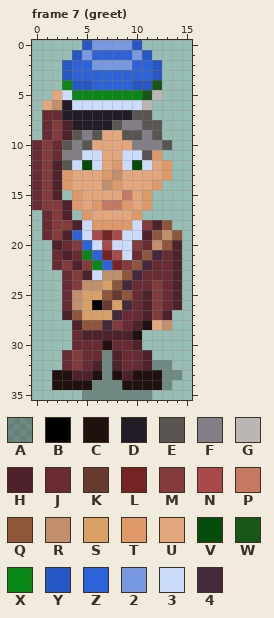
Edited in one commit: pixel-art file (art/cfe-ksv-kark.aseprite). That is the earlier state.
16x36 pixels, 7 frames. Shown: frame 7 (greet). The commit also changed other frames, which this record leaves out.
Visible layers, top first: "kasi", "kann", "head", "banjo", "fraater", "shadow" opacity 27%.
Palette (. is transparent): A #00000046  B #000000  C #20100e  D #221c26  E #595652  F #847e87  G #bbb6b3  H #4f212a  J #692b31  K #663931  L #762323  M #833b3b  N #a84a4a  P #c57862  Q #8f563b  R #c28f6b  S #d9a066  T #df9968  U #e3a77b  V #054c0c  W #185717  X #098717  Y #2658c5  Z #2d63d8  2 #7799e2  3 #cbdbfc  4 #45283c
Pixels before, frame 7 (greet), first column x 0:
 0 .....Y2222Y....
 1 ....Y2ZZZZ2Y...
 2 ...YZZ2222ZZY..
 3 ...YZZZZZZZZY..
 4 ...XYYZZZZYYW..
 5 ..U3XXXXXXXWG..
 6 .URD3333333G...
 7 .JJDDDDDDDEE...
 8 .JMHDDDDEFFEE..
 9 .JMHEFEUUEEFE..
10 JMJEFEUUUUFFFE.
11 JMJFF33UU33ET..
12 JMHE3V3UT3V3UT.
13 JMHTUUUTRUUUUT.
14 JMHTUUURTUUUT..
15 JMH.TUUUUPUT...
16 JMMHTUTPPTUT...
17 .JMH.TUUUUT....
18 .JMMH3TTTT3MHQ.
19 .JMHZ3NLN33HQRQ
20 ..HJMZ3N33MJRQH
21 ..JHJXZLN3JQ4JH
22 ..JMHMXZLMQ4JJH
23 ...JMH3RRQ4JJJH
24 ...JMRRSQ4JJMJH
25 ...JRSSQKQJHMJH
26 ...JRSBKS4JHMJH
27 ...HQSSS4JJHMH.
28 ....HQQ4MJHCUR.
29 ....JHHHHHC....
30 ....JJJCJJH....
31 ...JMJJAHJJH...
32 ...JMJHAHJJHAA.
33 ..CCHHCACHCCCAA
34 ..CCCCAAACCCCA.
35 .....AAAAAAA...
The same view after the edit:
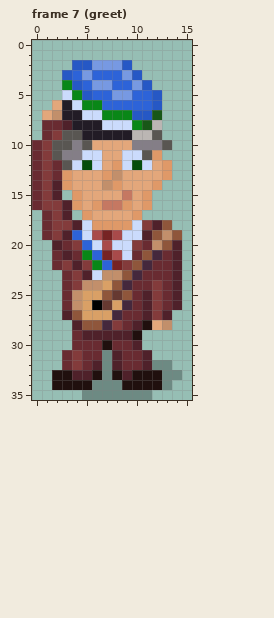
Commit: Full greeting for Kark
Difference:
Frame 7 (greet), layers "kasi", "head":
y 0: x 5..10 Y2222Y -> ......
y 1: x 4..11 Y2ZZZZ2Y -> ........
y 2: x 3..5 YZZ -> .YY; x 9..12 2ZZY -> Y...
y 3: x 5 Z -> 2; x 9..12 ZZZY -> 2Y..
y 4: x 5..7 YZZ -> Z22; x 10 Y -> 2; x 12 W -> .
y 5: x 2 U -> .; x 5..12 XXXXXXWG -> YZZ22ZZY
y 6: x 1..2 UR -> .U; x 5..12 333333G. -> XXZZZZZY
y 7: x 1..2 JJ -> UR; x 5..12 DDDDDEE. -> 33XXXYYW
y 8: x 2 M -> J; x 7..12 DEFFEE -> 333XWG
y 9: x 3 H -> E; x 5..11 FEUUEEF -> DDDDDGG
y 10..11: x 2 J -> E
y 12..13: x 2 H -> J
Where, in picture pixels (left, top, right, bottom), the same in both pictures:
changed: (42, 40, 162, 180)
